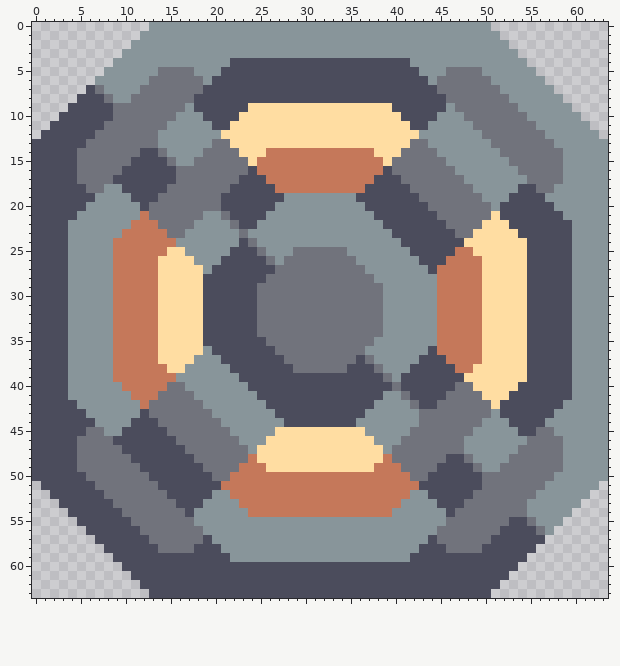
Pixel-art sprite, stored at assets/sprites/blocks/power/cable-tower/cable-tower.png. Above is the file before it was changed.
The file is 64x64 pixels.
And afterwards:
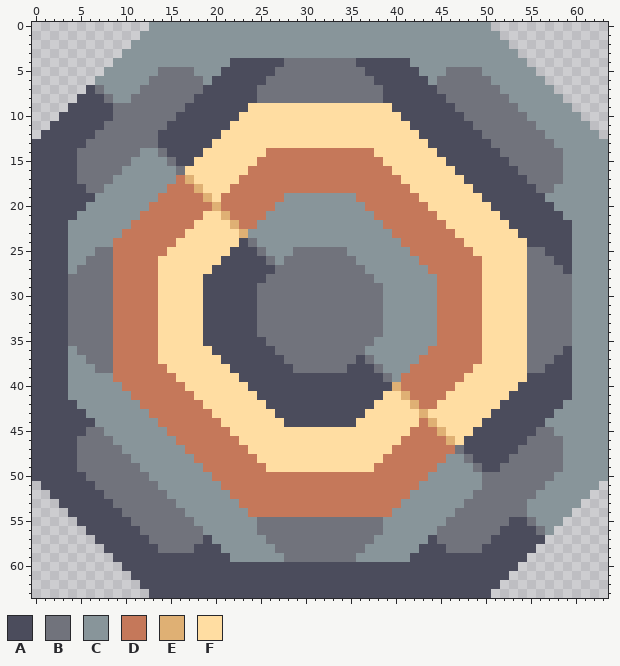
Palette (. is transparent): A #4b4c5c  B #71737c  C #88959a  D #c5785a  E #dfb074  F #ffdda2
The author wrote: new cable node visuals
Edits made:
Changed rows in their new state; - is an unchanged pixel.
first column x 4:
 4 ------------------------BBBBBBBB------------------------
 5 -----------------------BBBBBBBBBB-----------------------
 6 ----------------------BBBBBBBBBBBB----------------------
 7 ---------------------BBBBBBBBBBBBBB---------------------
 8 ---------------------BBBBBBBBBBBBBB---------------------
 9 -------------A----------------------------A-------------
10 ------------AAA--------------------------AAA------------
11 -----------AAAAA------------------------AAAAA-----------
12 ----------AAAAAAA----------------------AAAAAAA----------
13 ----------AAAAAAFF--------------------FFAAAAAAA---------
14 --------CC-AAAAFFFF------------------FFFFAAAAAAA--------
15 -------CCCC-AAFFFFFF----------------FFFFFFAAAAAAA-------
16 ------CCCCCC-FFFFFFFD--------------DFFFFFFFAAAAAAA------
17 -----CCCCCCCDEFFFFFDDD------------DDDFFFFFFFAAAAAAA-----
18 ------CCCCCDDDEFFFDDDDD----------DDDDDFFFFFFFAAAAA------
19 -------CCCDDDDDEFDDDDDDD--------DDDDDDDFFFFFFFAAA-------
20 --------CDDDDDDDEDDDDDD----------DDDDDDDFFFFFFFA--------
21 ---------DDDDDDFFEDDDD------------DDDDDDDFFFFFF---------
22 ----------DDDDFFFFEDD--------------DDDDDDDFFFF----------
23 -----------DDFFFFFFE----------------DDDDDDDFF-----------
24 ------------FFFFFFF------------------DDDDDDD------------
25 ---BB--------FFFFF--------------------DDDDD--------BB---
26 --BBB---------FFF----------------------DDD---------BBB--
27 -BBBB----------F------------------------D----------BBBB-
28 BBBBB----------------------------------------------BBBBB
29 BBBBB----------------------------------------------BBBBB
30 BBBBB----------------------------------------------BBBBB
31 BBBBB----------------------------------------------BBBBB
32 BBBBB----------------------------------------------BBBBB
33 BBBBB----------------------------------------------BBBBB
34 BBBBB----------------------------------------------BBBBB
35 BBBBB----------------------------------------------BBBBB
36 -BBBB----------F------------------------D----------BBBB-
37 --BBB---------FFF----------------------DDD---------BBB--
38 ---BB--------FFFFF--------------------DDDDD--------BB---
39 ------------FFFFFFF------------------DDDDDDD------------
40 -----------DDFFFFFFF----------------EDDDDDDFF-----------
41 ----------DDDDFFFFFFF--------------FFEDDDDFFFF----------
42 ---------DDDDDDFFFFFFF------------FFFFEDDFFFFFF---------
43 --------CDDDDDDDFFFFFFF----------FFFFFFEFFFFFFFA--------
44 -------CCCDDDDDDDFFFFFFF--------FFFFFFFDEFFFFFAAA-------
45 ------CCCCCDDDDDDDFFFFF----------FFFFFDDDEFFFAAAAA------
46 -----CCCCCCCDDDDDDDFFF------------FFFDDDDDEFAAAAAAA-----
47 ------CCCCCCCDDDDDDDF--------------FDDDDDDD-AAAAAA------
48 -------CCCCCCCDDDDDD----------------DDDDDDCC-AAAA-------
49 --------CCCCCCCDDDD------------------DDDDCCCC-AA--------
50 ---------CCCCCCCDD--------------------DDCCCCCC----------
51 ----------CCCCCCC----------------------CCCCCCC----------
52 -----------CCCCC------------------------CCCCC-----------
53 ------------CCC--------------------------CCC------------
54 -------------C----------------------------C-------------
55 ---------------------BBBBBBBBBBBBBB---------------------
56 ---------------------BBBBBBBBBBBBBB---------------------
57 ----------------------BBBBBBBBBBBB----------------------
58 -----------------------BBBBBBBBBB-----------------------
59 ------------------------BBBBBBBB------------------------
Pixel boxes of the changes (left, top, right, bottom) in both pictures:
changed: (257, 58, 383, 103)
changed: (113, 103, 284, 274)
changed: (356, 103, 527, 274)
changed: (68, 247, 113, 373)
changed: (527, 247, 572, 373)
changed: (113, 346, 284, 517)
changed: (356, 346, 527, 517)
changed: (257, 517, 383, 562)
